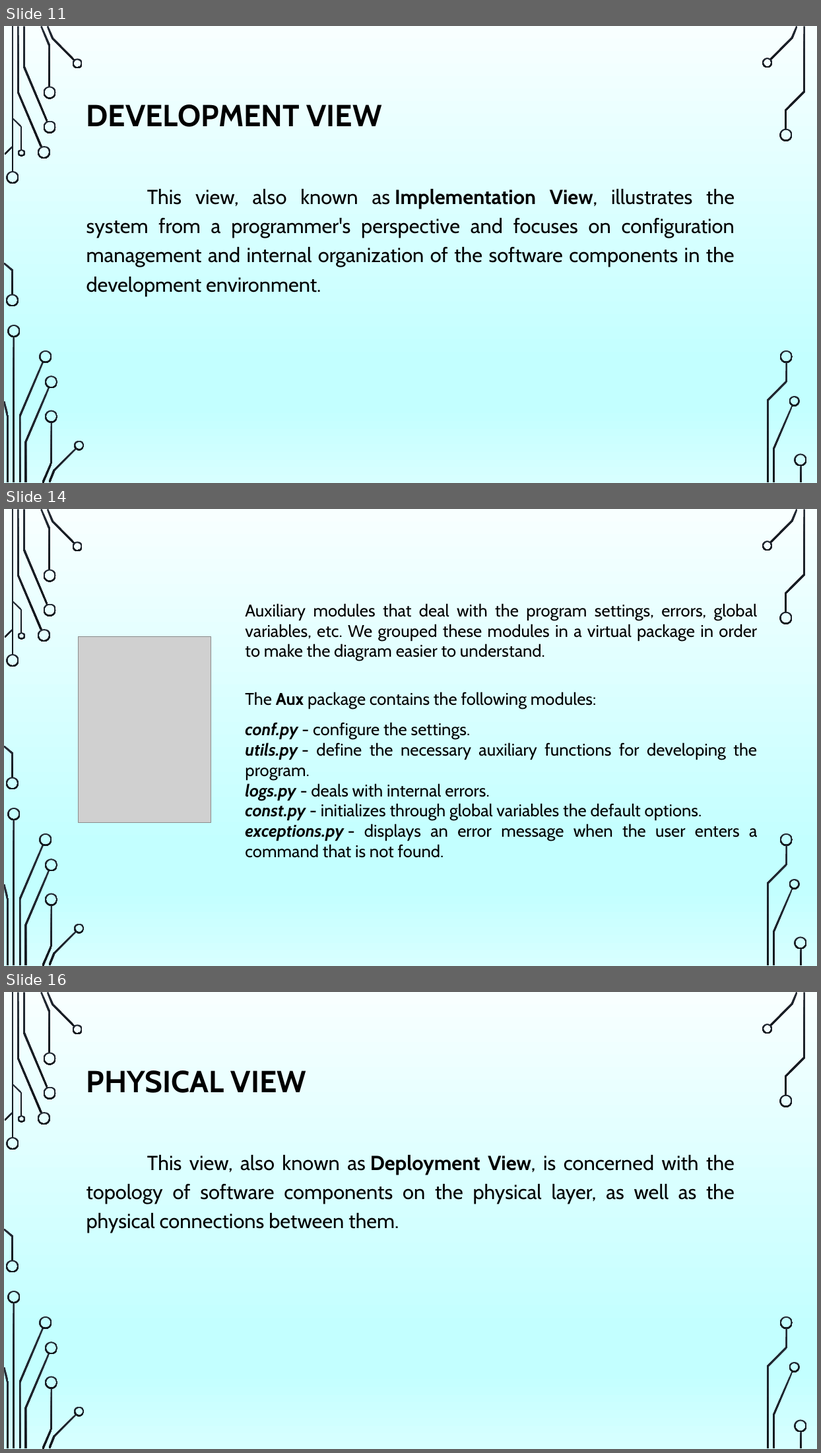
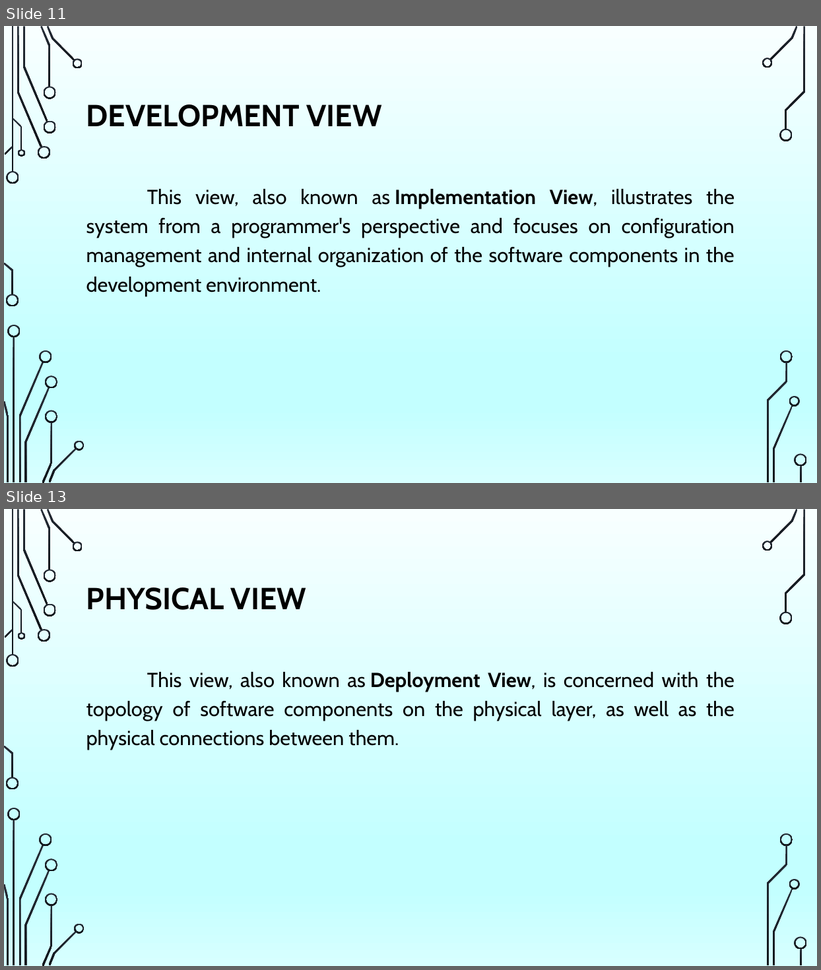
Before and after one commit to dianamoreira/thefuck, a slide deck: ArchSW-docs/The Fuck.pptx. Shown one above the other, each under a label of ours: slides 11, 14 and 16 before the commit, slides 11 and 13 after it; the slides between them are not shown. The pictures are 821x1453 and 821x970 pixels, drawn with LibreOffice and Linux fonts; fonts in the diff are those of the drawing; grey boxes stand for pictures; background and template pictures are left out. Boxes give left, top, right and bottom in pixels: in the first picture for what was removed or moved away, otherwise in the second. Text is boxed around its words. In the diff, an @@ line names an element or a change of style, - is before the commit and + after.

```diff
--- a/ArchSW-docs/The Fuck.pptx
+++ b/ArchSW-docs/The Fuck.pptx
@@ slide 14 removed at (4, 509, 817, 966), background picture (left out); not listed: 36 template elements that a slide beside it also shows @@
@@ text removed at (245, 603, 758, 661) @@
-Auxiliary modules that deal with the program settings, errors, global variables, etc. We grouped these modules in a virtual package in order to make the diagram easier to understand.
@@ picture removed at (79, 637, 211, 823) @@
@@ text removed at (245, 692, 757, 858) @@
-The Aux package contains the following modules:
-conf.py - configure the settings.
-utils.py - define the necessary auxiliary functions for developing the program.
-logs.py - deals with internal errors.
-const.py - initializes through global variables the default options.
-exceptions.py - displays an error message when the user enters a command that is not found.
@@ what was slide 16 is now slide 13 @@
```
Also in this commit, not shown: 3 slides changed, 2 other slides removed, 2 other files.
